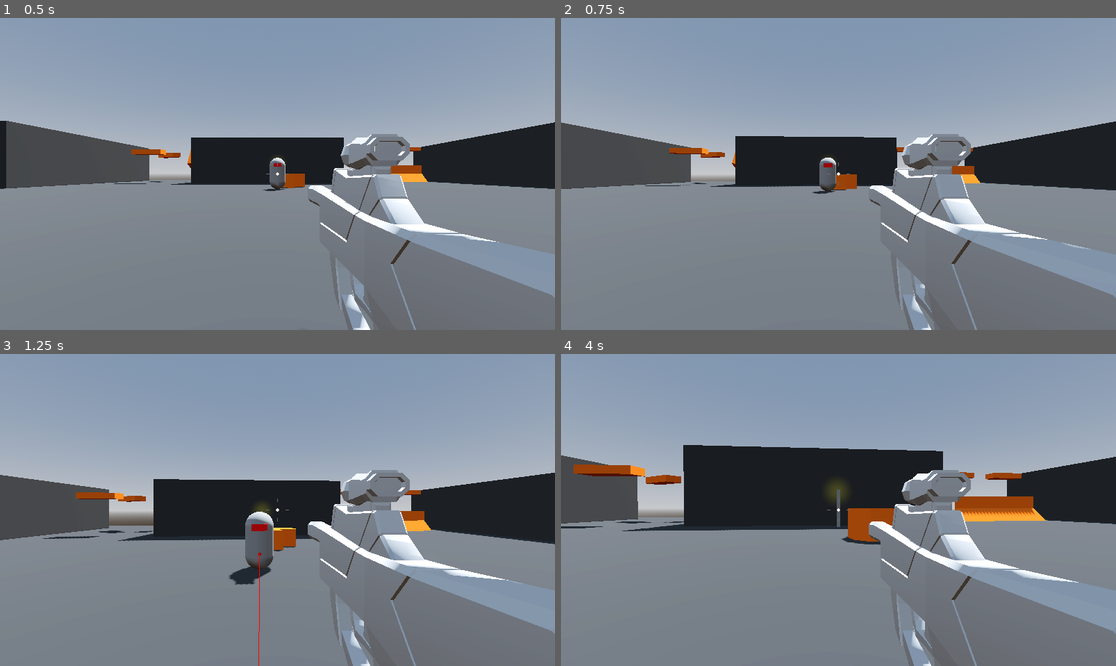
Above: before the commit, frames 1-4 (two rows, left to right).
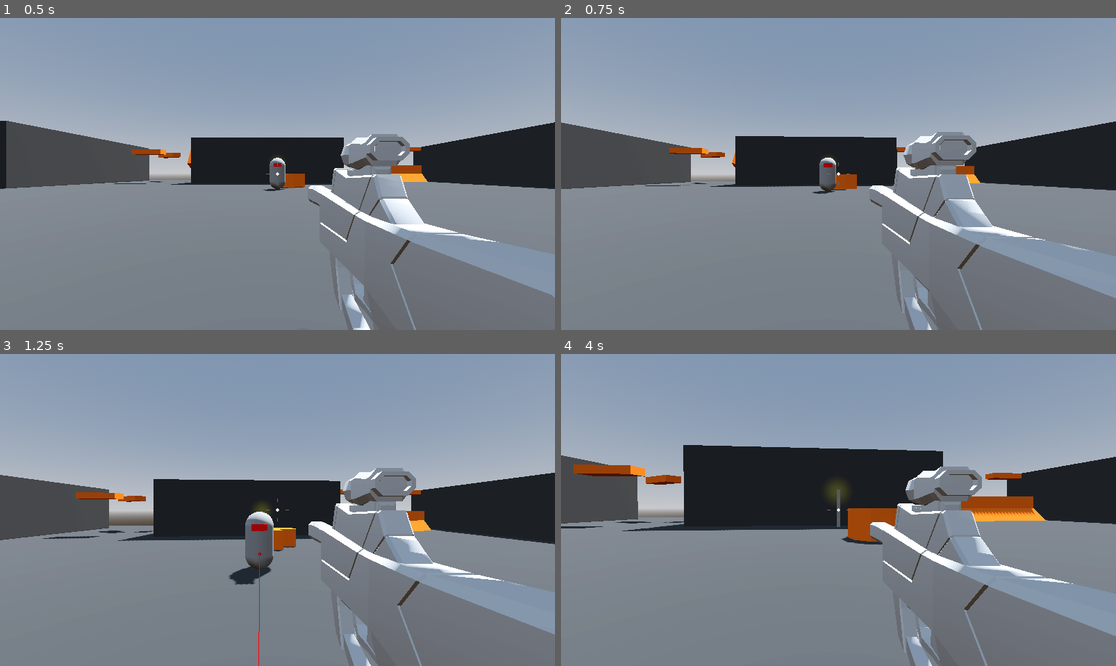
Above: after the commit, the same moments.

Repository: AlexanderMendivil/robo-rampage
Game: Godot game, scene res://levels/SandBox.tscn
The game is run twice, just before and just after one commit, with the same random seed, the same clock (stepped at 60 frames per second) and the same inputs.
Inputs (mouse positions are in pixels of both pictures, inside the frame that each line leads up to):
- Up to frame 1 (0.5 s): no input
- Up to frame 2 (0.75 s): move the mouse to (866, 174) at 0.52 s; press the mouse at (866, 174) at 0.53 s; hold W (move_forward) from 0.53 s (still down)
- Up to frame 3 (1.25 s): keep holding W (move_forward); tap Space (jump) at 0.77 s
- Up to frame 4 (4 s): keep holding W (move_forward); move the mouse to (810, 510) at 1.27 s; release the mouse at (810, 510) at 1.28 s; click (810, 510) at 1.35 s; tap Space (jump) at 1.52, 3.02, 3.77 s; move the mouse to (849, 503) at 2.02 s; press the mouse at (849, 503) at 2.03 s; move the mouse to (832, 516) at 2.77 s; release the mouse at (832, 516) at 2.78 s; click (832, 516) at 2.85 s; move the mouse to (877, 513) at 3.52 s; press the mouse at (877, 513) at 3.53 s

Frame 1 is identical in both runs. In frame 2, 2.1% of the frame differs, in the area x 55-100%, y 36-100%; in frame 3, 2.2%; in frame 4, 3.0%.

Commit message:
recoil and raycasting

Diff:
--- a/weapons/hit_scan_weapon.gd
+++ b/weapons/hit_scan_weapon.gd
@@ -1,7 +1,12 @@
 extends Node3D
 
 @onready var cooldown_timer:Timer = $CooldownTimer
-@export var fire_rate := 14.0
+@onready var weapon_position: Vector3 = weapon_mesh.position
+@onready var ray_cast_3d:RayCast3D = $RayCast3D
+
+@export var fire_rate: float = 14.0
+@export var recoil: float = 0.05
+@export var weapon_mesh: Node3D
 # Called when the node enters the scene tree for the first time.
 func _ready():
 	pass # Replace with function body.
@@ -10,5 +15,12 @@
 func _process(delta):
 	if Input.is_action_pressed('fire'):
 		if cooldown_timer.is_stopped():
-			cooldown_timer.start(1.0 / fire_rate)
-			print("Pew!")
+			shoot()
+
+	weapon_mesh.position = weapon_mesh.position.lerp(weapon_position, (delta * 10.0))
+
+
+func shoot() -> void:
+	cooldown_timer.start(1.0 / fire_rate)
+	weapon_mesh.position.z += recoil
+	print(ray_cast_3d.get_collider())
--- a/weapons/hit_scan_weapon.tscn
+++ b/weapons/hit_scan_weapon.tscn
@@ -7,3 +7,6 @@
 
 [node name="CooldownTimer" type="Timer" parent="."]
 one_shot = true
+
+[node name="RayCast3D" type="RayCast3D" parent="."]
+target_position = Vector3(0, 0, -100)
--- a/weapons/smg.tscn
+++ b/weapons/smg.tscn
@@ -3,7 +3,8 @@
 [ext_resource type="PackedScene" uid="uid://bd5skufi6frch" path="res://weapons/hit_scan_weapon.tscn" id="1_mhn5e"]
 [ext_resource type="PackedScene" uid="uid://dmql0wuhduurv" path="res://models/guns/SMG.glb" id="2_5r4b5"]
 
-[node name="SMG" instance=ExtResource("1_mhn5e")]
+[node name="SMG" node_paths=PackedStringArray("weapon_mesh") instance=ExtResource("1_mhn5e")]
+weapon_mesh = NodePath("SMG")
 
 [node name="SMG" parent="." index="1" instance=ExtResource("2_5r4b5")]
 transform = Transform3D(1, 0, 0, 0, 1, 0, 0, 0, 1, 0.3, -0.2, -0.5)
